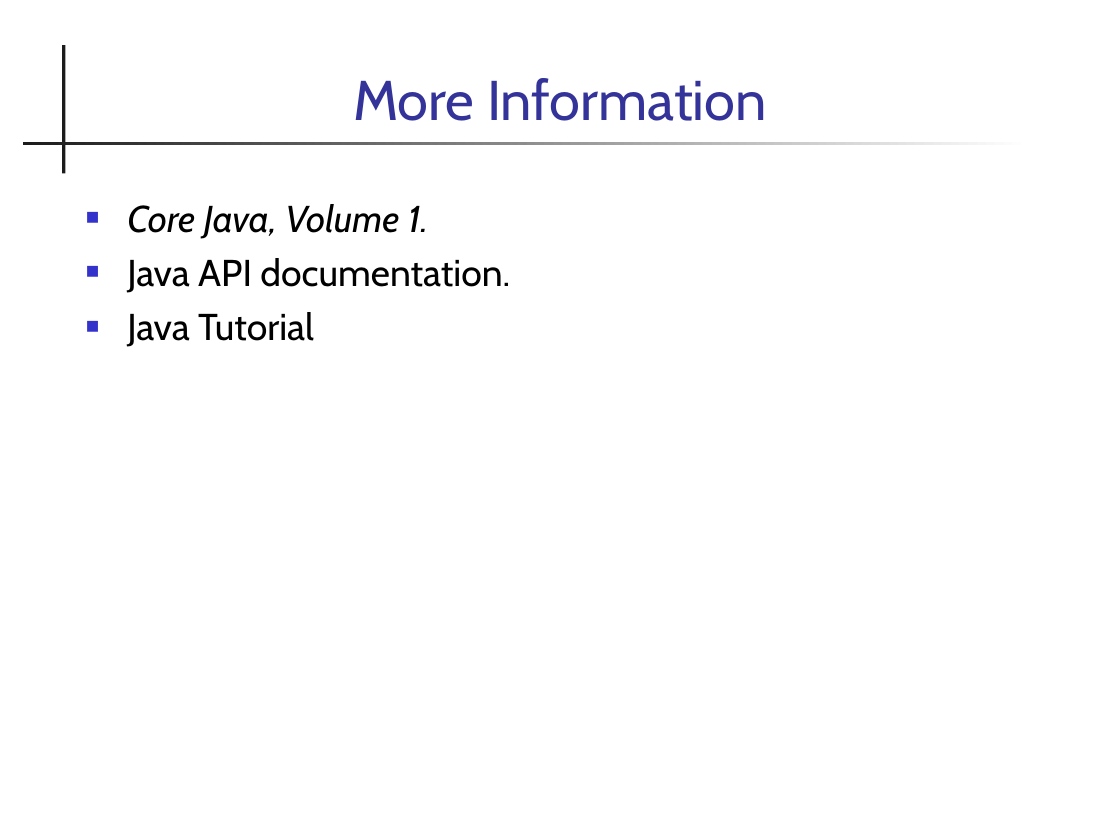
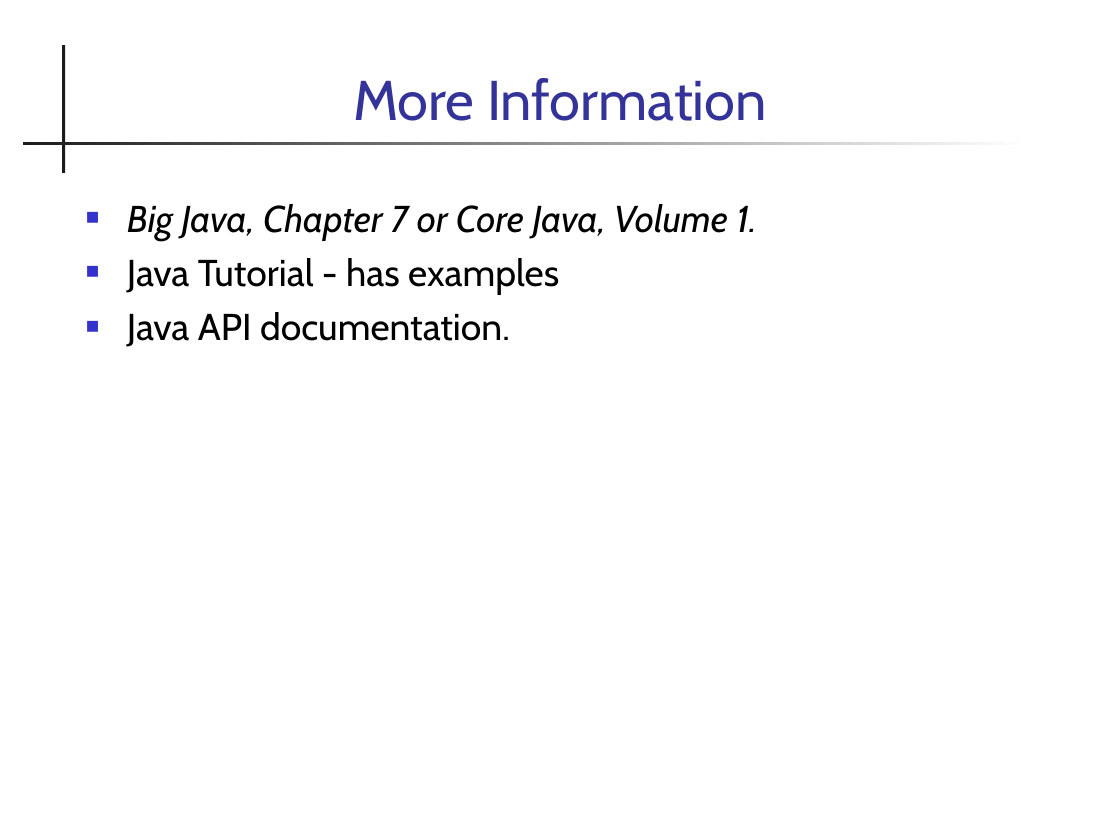
Before and after one commit to cpske/programming1, a slide deck: slide 16 of java-basics/20-ArrayList.ppt (slide 9 before the commit). Drawn at 1120x840 pixels with LibreOffice and Linux fonts; fonts in the diff are those of the drawing. Boxes give left, top, right and bottom in pixels: in the first picture for what was removed or moved away, otherwise in the second. Text is boxed around its words. In the diff, an @@ line names an element or a change of style, - is before the commit and + after.

```diff
--- a/java-basics/20-ArrayList.ppt
+++ b/java-basics/20-ArrayList.ppt
@@ text at (127,204,757,294): text changed @@
-■ Core Java, Volume 1.
+■ Big Java, Chapter 7 or Core Java, Volume 1.
+■ Java Tutorial - has examples
@@ text at (127,312,314,347): paragraph removed @@
-■ Java Tutorial
```
Also in this commit, not shown: 5 other slides changed, 8 slides added, 1 slide removed, 2 other files.
